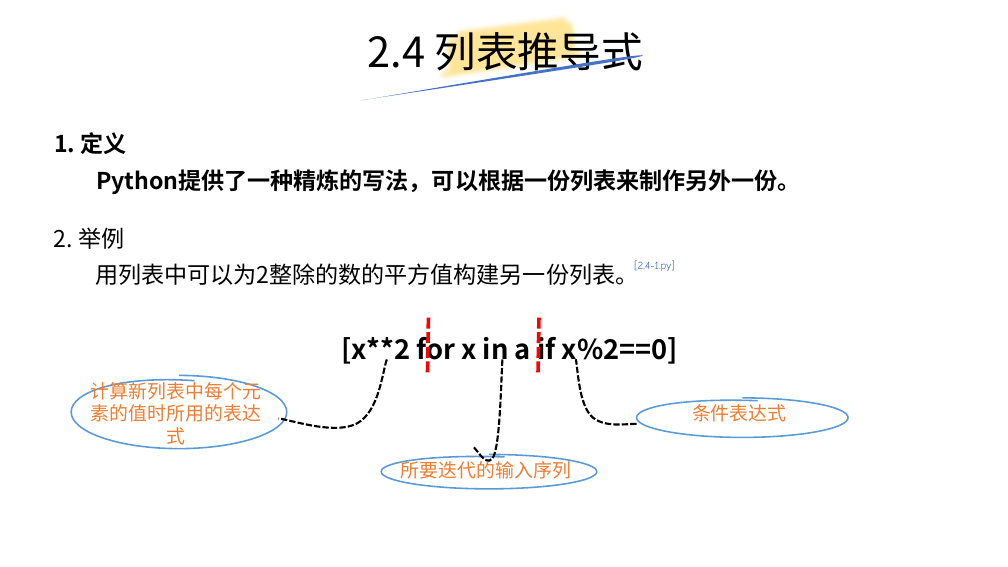
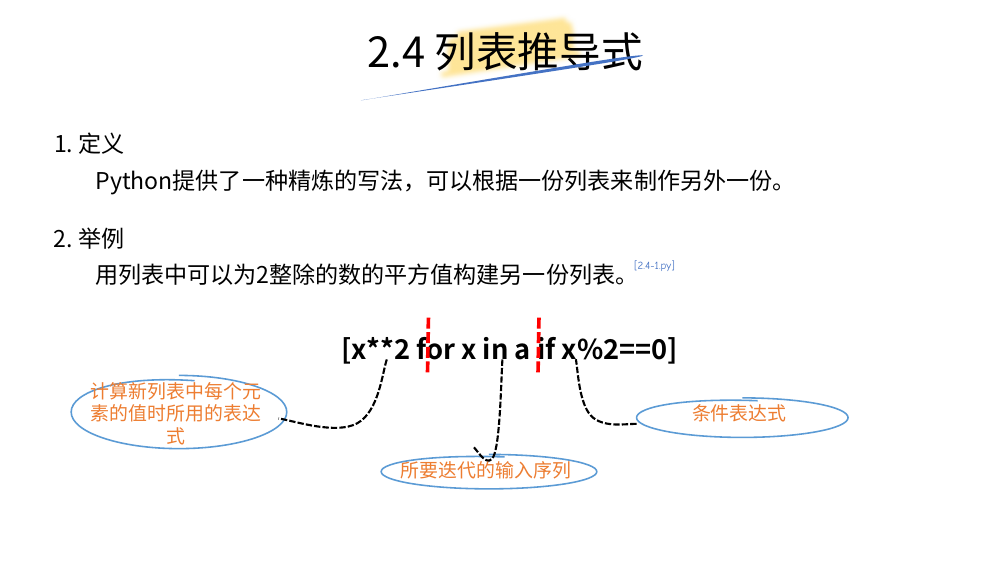
Before and after one commit to yiwenliu/CorePython, a slide deck: slide 9 of PPT/CorePython.pptx. Drawn at 1008x567 pixels with LibreOffice and Linux fonts; fonts in the diff are those of the drawing. Boxes give left, top, right and bottom in pixels: in the first picture for what was removed or moved away, otherwise in the second. Text is boxed around its words. In the diff, an @@ line names an element or a change of style, - is before the commit and + after.

```diff
--- a/PPT/CorePython.pptx
+++ b/PPT/CorePython.pptx
@@ text "1. 定义" at [54,132,795,195]: bold off @@
```
Also in this commit, not shown: 6 other slides changed, 6 slides added, 1 slide removed, 12 other files.
